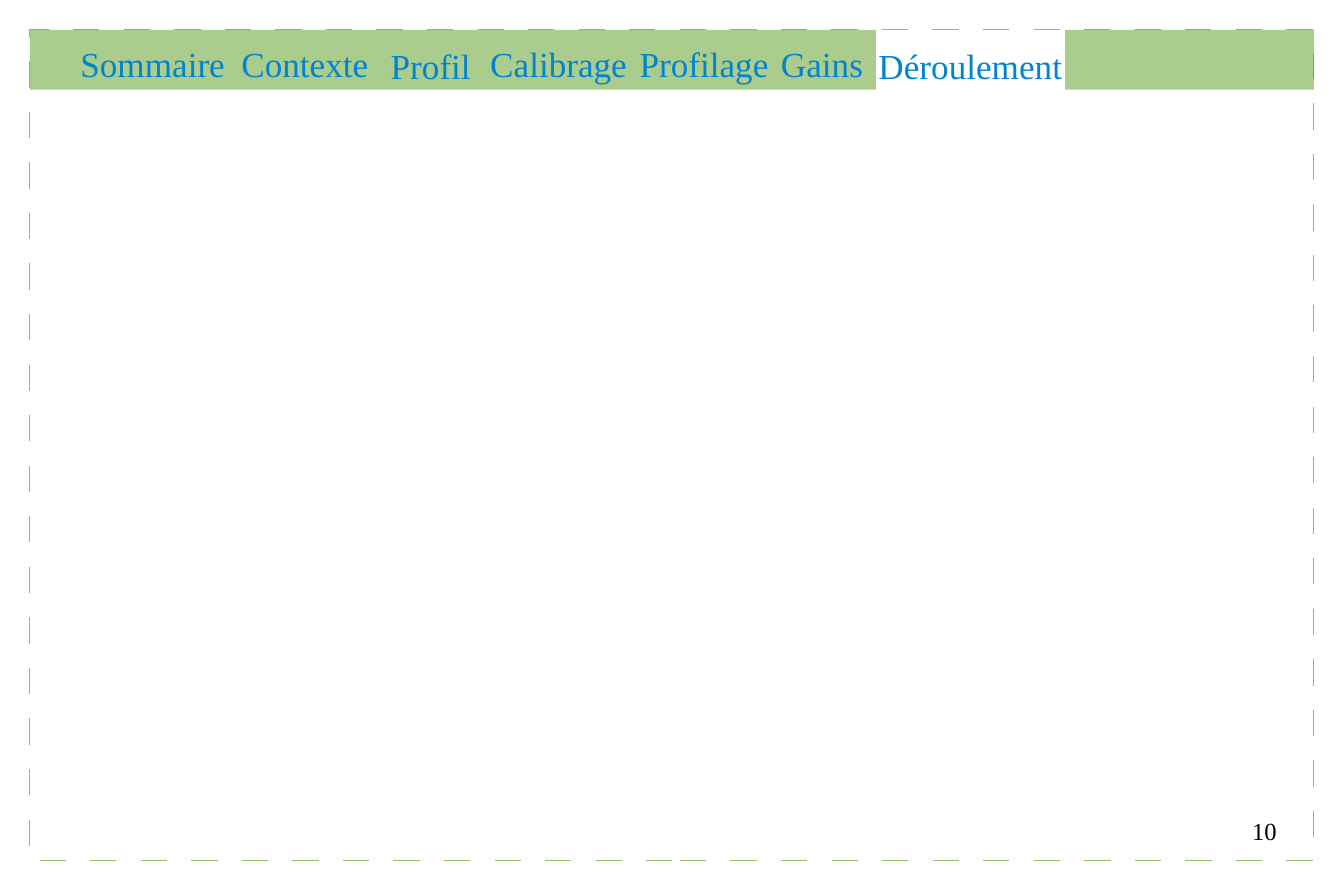
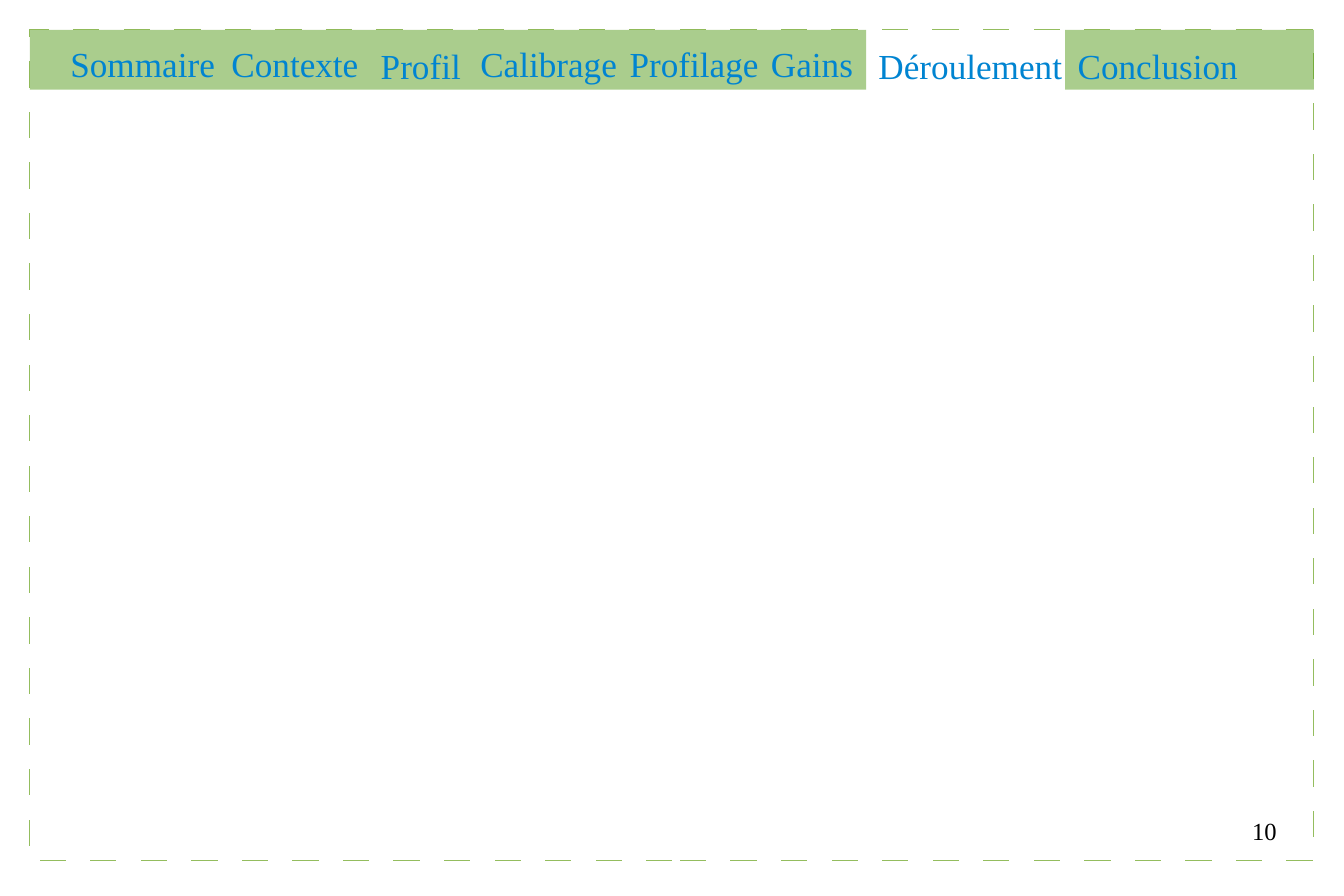
Before and after one commit to Gouga34/TERM1_Poker, a slide deck: slide 10 of Soutenance/presentation.odp. Drawn at 1344x896 pixels with LibreOffice and Linux fonts; fonts in the diff are those of the drawing. Boxes give left, top, right and bottom in pixels: in the first picture for what was removed or moved away, otherwise in the second. Text is boxed around its words. In the diff, an @@ line names an element or a change of style, - is before the commit and + after.

```diff
--- a/Soutenance/presentation.odp
+++ b/Soutenance/presentation.odp
@@ rectangle: place and size @@
-rectangle at (30,30,876,90)
+rectangle at (30,30,866,90)
@@ 6 texts: place and size @@
-6 texts at (80,52,863,84)
+6 texts at (70,52,853,84)
@@ text added at (1078,54,1238,80), 20 pt, text #0084D1 @@
+Conclusion
```
Also in this commit, not shown: 9 other slides changed.
